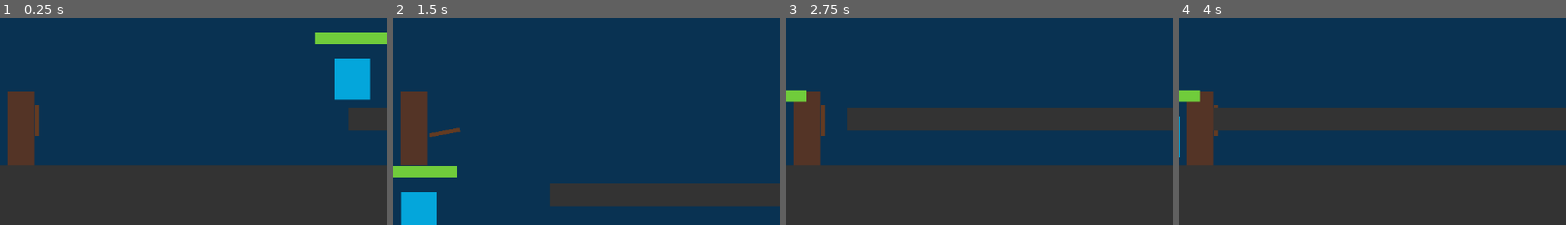
Above: before the commit, frames 1-4 (left to right).
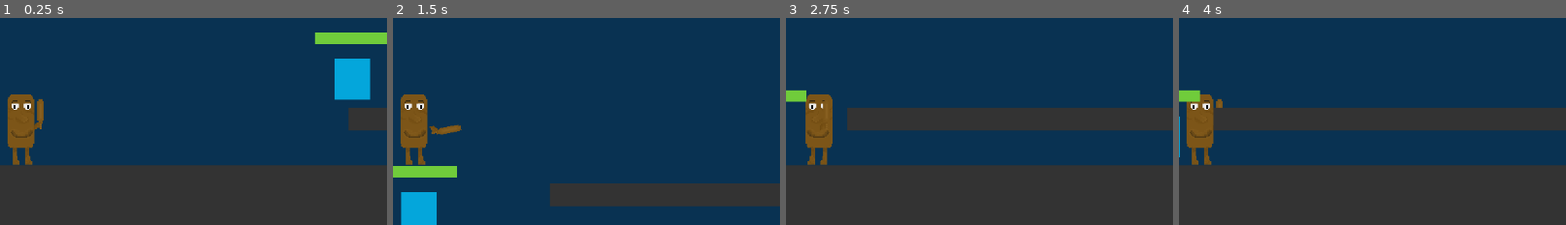
Above: after the commit, the same moments.

Repository: sraniga/saveer-digitaltech-2026
Game: Godot game, scene res://scenes/level_one.tscn
The game is run twice, just before and just after one commit, with the same random seed, the same clock (stepped at 60 frames per second) and the same inputs. The project has no main scene, so this scene is started directly.
Inputs:
- Up to frame 1 (0.25 s): no input
- Up to frame 2 (1.5 s): hold Right (ui_right) from 0.53 s (still down); tap K (swing_bat) at 0.6, 1.35 s; tap Up (ui_up) at 0.77 s
- Up to frame 3 (2.75 s): tap Up (ui_up) at 1.52 s; release Right (ui_right) at 2.03 s; hold Left (ui_left) from 2.03 s (still down); tap K (swing_bat) at 2.1 s
- Up to frame 4 (4 s): tap Enter at 2.75 s; release Left (ui_left) at 2.78 s; hold Right (ui_right) from 2.78 s (still down); tap K (swing_bat) at 2.85, 3.6 s; tap Up (ui_up) at 3.02, 3.77 s; tap Space at 3.5 s
The pictures show only the part of the screen within x 23-73%, y 50-100%; the shares and areas given below are measured in that part.

The runs differ from the first frame. In frame 1, 2.6% of the frame differs, in the area x 2-12%, y 35-72%; in frame 2, 2.6%; in frame 3, 3.1%, in the area x 2-13%, y 35-72%; in frame 4, 2.2%.

Commit message:
some edits

Diff:
--- a/king-tung/project.godot
+++ b/king-tung/project.godot
@@ -55,5 +55,6 @@
 
 [rendering]
 
+textures/canvas_textures/default_texture_filter=0
 rendering_device/driver.windows="d3d12"
 environment/defaults/default_clear_color=Color(0.03695544, 0.19564447, 0.32259926, 1)
--- a/king-tung/scenes/level_one.tscn
+++ b/king-tung/scenes/level_one.tscn
@@ -1,6 +1,7 @@
 [gd_scene format=3 uid="uid://bn3lgnpv7rprw"]
 
 [ext_resource type="PackedScene" uid="uid://bqredpdd7q4l0" path="res://scenes/tung_character.tscn" id="1_cd1xg"]
+[ext_resource type="Texture2D" uid="uid://bfc06f2ne7hce" path="res://assets/Bat.png" id="2_5rfim"]
 [ext_resource type="PackedScene" uid="uid://di8ss3cjc6fto" path="res://scenes/baby_shark.tscn" id="2_843q2"]
 
 [sub_resource type="RectangleShape2D" id="RectangleShape2D_sgp6g"]
@@ -44,7 +45,7 @@
 
 [sub_resource type="CapsuleShape2D" id="CapsuleShape2D_5rfim"]
 radius = 5.0
-height = 48.0
+height = 42.0
 
 [sub_resource type="StyleBoxFlat" id="StyleBoxFlat_843q2"]
 bg_color = Color(0.6, 0, 0, 1)
@@ -80,23 +81,21 @@
 position = Vector2(281, -180)
 
 [node name="Area2D" type="Area2D" parent="CharacterBody2D" unique_id=264018145]
-position = Vector2(24, 10)
+position = Vector2(24, 2)
 
 [node name="AnimationPlayer" type="AnimationPlayer" parent="CharacterBody2D/Area2D" unique_id=922446303]
 root_node = NodePath("../../..")
 libraries/ = SubResource("AnimationLibrary_843q2")
 
 [node name="CollisionShape2D" type="CollisionShape2D" parent="CharacterBody2D/Area2D" unique_id=177811393]
-position = Vector2(0, -22)
+position = Vector2(4, -22)
 shape = SubResource("CapsuleShape2D_5rfim")
 disabled = true
 
-[node name="ColorRect" type="ColorRect" parent="CharacterBody2D/Area2D/CollisionShape2D" unique_id=1042826258]
-offset_left = -3.0
-offset_top = -23.0
-offset_right = 3.0
-offset_bottom = 23.0
-color = Color(0.3882353, 0.23137255, 0.13333334, 1)
+[node name="Bat" type="Sprite2D" parent="CharacterBody2D/Area2D" unique_id=1868695357]
+position = Vector2(-16, -9)
+scale = Vector2(1.6289063, 1.6015625)
+texture = ExtResource("2_5rfim")
 
 [node name="ColorRect2" type="ColorRect" parent="." unique_id=718771573]
 offset_left = 527.0
--- a/king-tung/scenes/tung_character.tscn
+++ b/king-tung/scenes/tung_character.tscn
@@ -1,21 +1,53 @@
 [gd_scene format=3 uid="uid://bqredpdd7q4l0"]
 
 [ext_resource type="Script" uid="uid://dp70lh26xs8re" path="res://scripts/player.gd" id="1_s4kpq"]
+[ext_resource type="Texture2D" uid="uid://hlcmbp33tfce" path="res://assets/frame0000.png" id="2_6vkof"]
+[ext_resource type="Texture2D" uid="uid://u5rajxybtkcw" path="res://assets/frame0001.png" id="3_i7g2h"]
+[ext_resource type="Texture2D" uid="uid://c4ytty4w7wbnb" path="res://assets/frame0002.png" id="4_ioaq8"]
+[ext_resource type="Texture2D" uid="uid://bpkwhbja16esp" path="res://assets/frame0003.png" id="5_04igj"]
 
 [sub_resource type="CapsuleShape2D" id="CapsuleShape2D_2xq51"]
 radius = 20.0
 height = 110.0
 
-[node name="CharacterBody2D" type="CharacterBody2D" unique_id=1981202395 groups=["player"]]
+[sub_resource type="SpriteFrames" id="SpriteFrames_uj5fw"]
+animations = [{
+"frames": [{
+"duration": 1.0,
+"texture": ExtResource("2_6vkof")
+}],
+"loop": true,
+"name": &"idle",
+"speed": 5.0
+}, {
+"frames": [{
+"duration": 1.0,
+"texture": ExtResource("2_6vkof")
+}, {
+"duration": 1.0,
+"texture": ExtResource("3_i7g2h")
+}, {
+"duration": 1.0,
+"texture": ExtResource("4_ioaq8")
+}, {
+"duration": 1.0,
+"texture": ExtResource("5_04igj")
+}],
+"loop": true,
+"name": &"walk",
+"speed": 5.0
+}]
+
+[node name="CharacterBody2D" type="CharacterBody2D" unique_id=1981202395 node_paths=PackedStringArray("sprite") groups=["player"]]
 script = ExtResource("1_s4kpq")
-
-[node name="ColorRect" type="ColorRect" parent="." unique_id=1194137619]
-offset_left = -20.0
-offset_top = -55.0
-offset_right = 20.0
-offset_bottom = 55.0
-color = Color(0.33, 0.20597501, 0.1485, 1)
+sprite = NodePath("AnimatedSprite2D")
 
 [node name="CollisionShape2D" type="CollisionShape2D" parent="." unique_id=1736674076]
 shape = SubResource("CapsuleShape2D_2xq51")
 debug_color = Color(0.4665106, 0.25951108, 0.12100633, 0.41960785)
+
+[node name="AnimatedSprite2D" type="AnimatedSprite2D" parent="." unique_id=1887288710]
+position = Vector2(9.000001, -4)
+scale = Vector2(1.5312499, 1.8125)
+sprite_frames = SubResource("SpriteFrames_uj5fw")
+animation = &"walk"
--- a/king-tung/scripts/player.gd
+++ b/king-tung/scripts/player.gd
@@ -7,6 +7,8 @@
 
 @export var animation: AnimationPlayer
 @export var health_ui: ProgressBar
+@export var sprite: Node
+
 
 func _ready() -> void:
 	health_ui.max_value = health
@@ -25,8 +27,14 @@
 	var direction := Input.get_axis("ui_left", "ui_right")
 	if direction:
 		velocity.x = direction * SPEED
+		sprite.animation = "walk"
+		if direction == -1:
+			sprite.flip_h = true
+		else:
+			sprite.flip_h = false
 	else:
 		velocity.x = move_toward(velocity.x, 0, SPEED)
+		sprite.animation = "idle"
 
 	if Input.is_action_just_pressed("swing_bat"):
 		animation.play("swing")
Binary file added: king-tung/assets/Bat.png
Not shown, added: king-tung/assets/Bat.png.import
Binary file added: king-tung/assets/frame0000.png
Not shown, added: king-tung/assets/frame0000.png.import
Binary file added: king-tung/assets/frame0001.png
Not shown, added: king-tung/assets/frame0001.png.import
Binary file added: king-tung/assets/frame0002.png
Not shown, added: king-tung/assets/frame0002.png.import
Binary file added: king-tung/assets/frame0003.png
Not shown, added: king-tung/assets/frame0003.png.import
Binary file added: king-tung/assets/frame0004.png
Not shown, added: king-tung/assets/frame0004.png.import
(and 1 more such lines)
